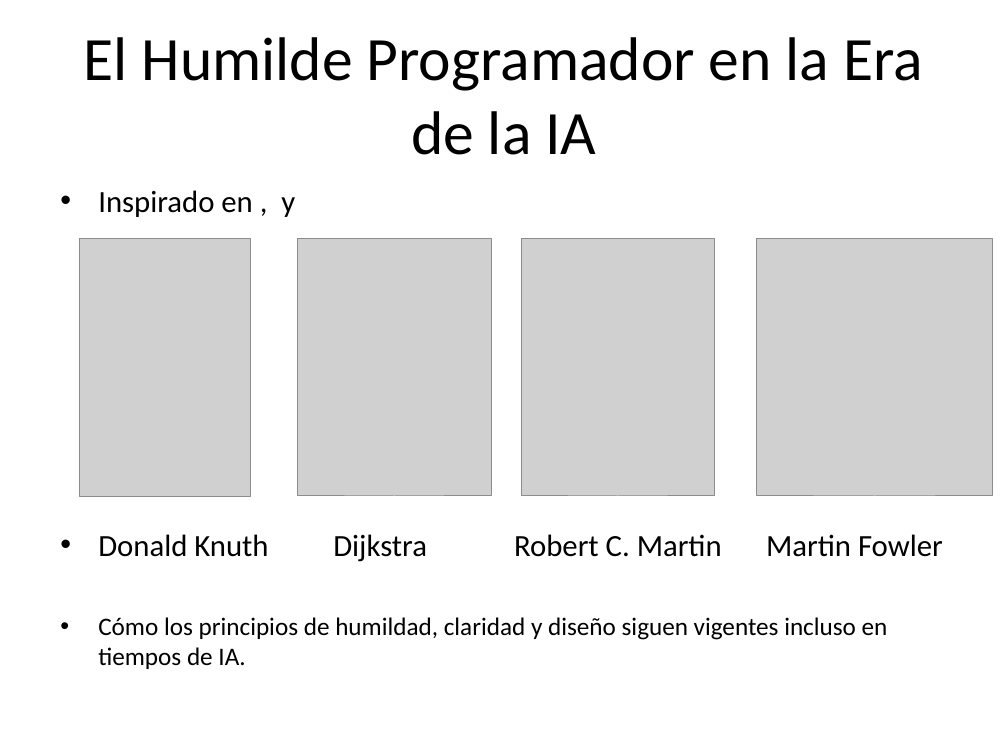
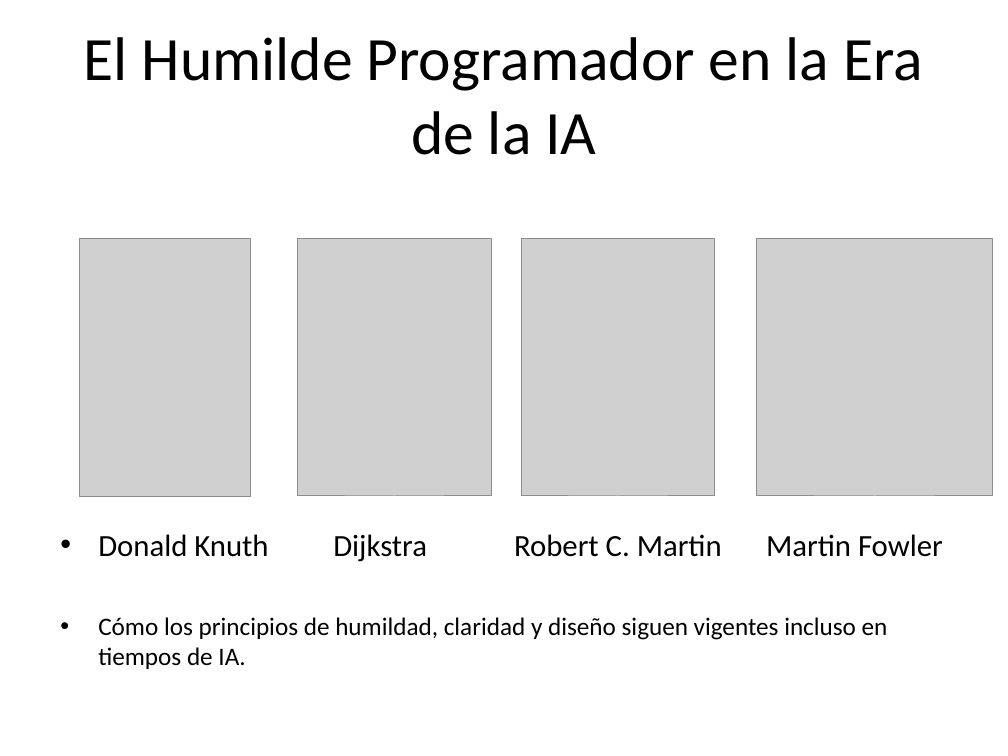
Before and after one commit to EmilioM1983/arquitectura-software-intro, a slide deck: slide 2 of presentacion_Emilio_Mayer.odp. Drawn at 1008x756 pixels with LibreOffice and Linux fonts; fonts in the diff are those of the drawing; grey boxes stand for pictures. Boxes give left, top, right and bottom in pixels: in the first picture for what was removed or moved away, otherwise in the second. Text is boxed around its words. In the diff, an @@ line names an element or a change of style, - is before the commit and + after.

```diff
--- a/presentacion_Emilio_Mayer.odp
+++ b/presentacion_Emilio_Mayer.odp
@@ text at bbox=[98, 190, 295, 217]: paragraph removed @@
-• Inspirado en , y
```
Also in this commit, not shown: 2 other slides changed, 3 other files.
